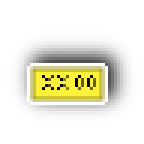
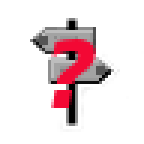
Layer changes from the first 144x144 image to the second:
hid "emergency_point" over (x1=27, y1=63, x2=108, y2=105)
hid "emergency point shadow" over (x1=12, y1=30, x2=135, y2=126)
added layer "unknown" above "blurred" over (x1=27, y1=18, x2=135, y2=132)
